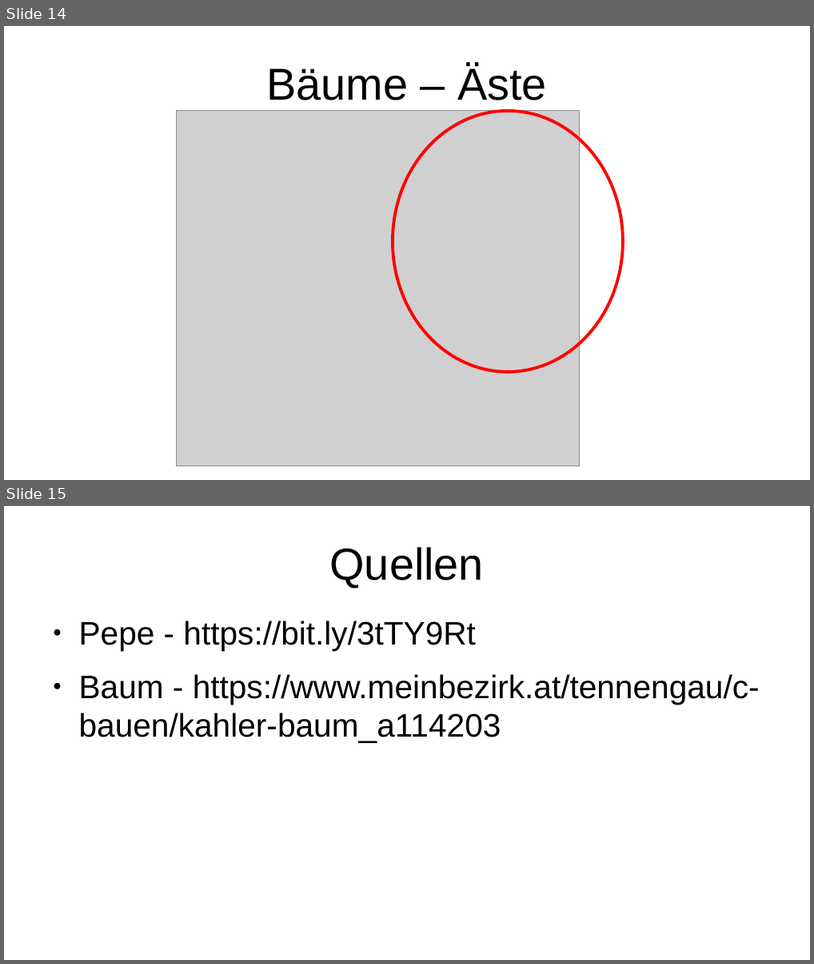
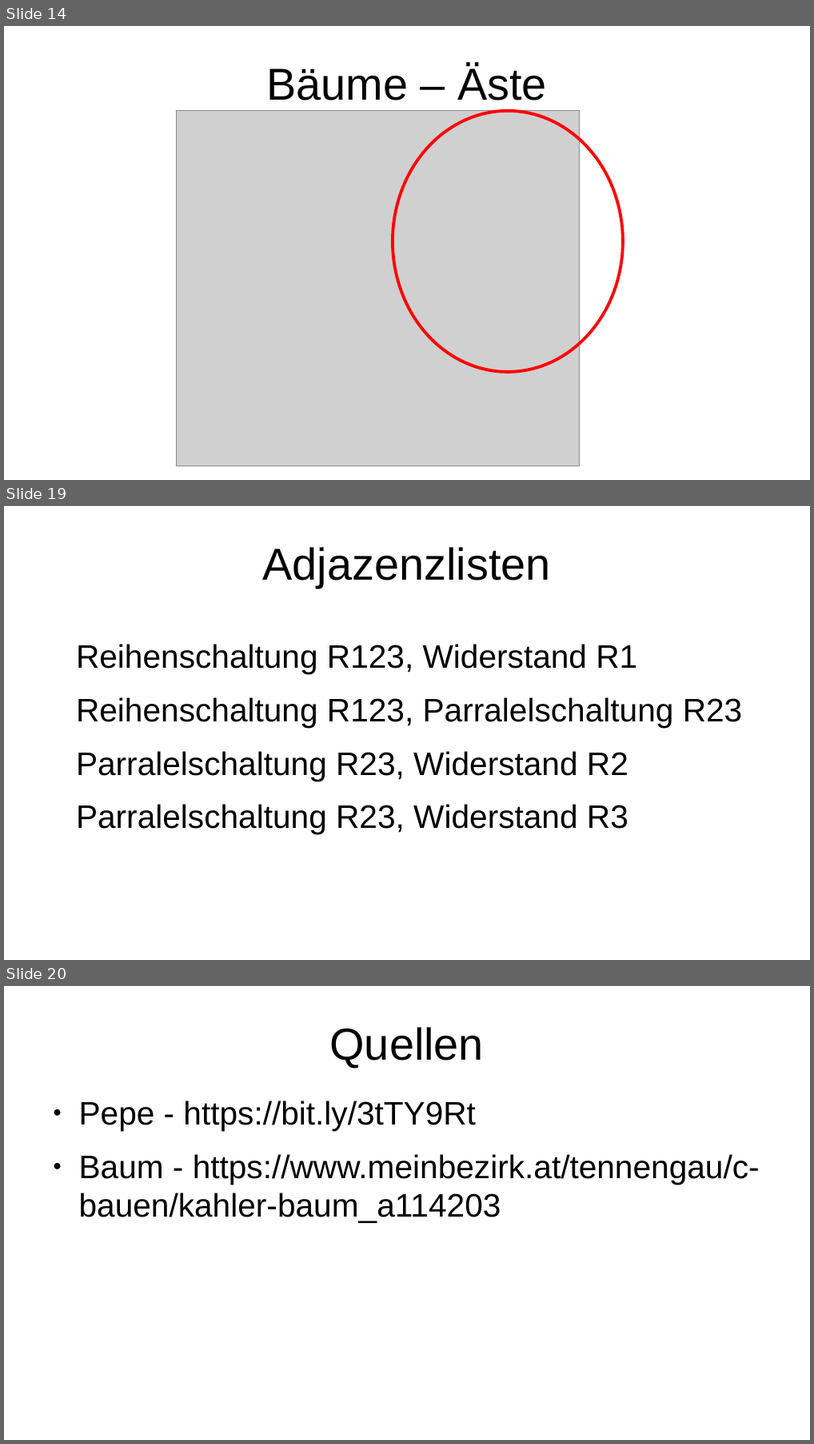
Before and after one commit to HeIIow2/physik_schaltkreise, a slide deck: präsentation/präsentation.odp. Shown one above the other, each under a label of ours: slides 14 and 15 before the commit, slides 14, 19 and 20 after it; the slides between them are not shown. The pictures are 814x964 and 814x1444 pixels, drawn with LibreOffice and Linux fonts; fonts in the diff are those of the drawing; grey boxes stand for pictures. Boxes give left, top, right and bottom in pixels: in the first picture for what was removed or moved away, otherwise in the second. Text is boxed around its words. In the diff, an @@ line names an element or a change of style, - is before the commit and + after.

Commit message:
adjazenzlisten

```diff
--- a/präsentation/präsentation.odp
+++ b/präsentation/präsentation.odp
@@ slide 19 added at [4,506,810,960], background #FFFFFF @@
@@ title added at [263,547,551,588], 44 pt, text #000000 @@
+Adjazenzlisten
@@ text added at [76,644,743,834], 32 pt, text #000000 @@
+Reihenschaltung R123, Widerstand R1
+Reihenschaltung R123, Parralelschaltung R23
+Parralelschaltung R23, Widerstand R2
+Parralelschaltung R23, Widerstand R3
@@ what was slide 15 is now slide 20 @@
```
Also in this commit, not shown: 4 other slides added, 2 other files.
